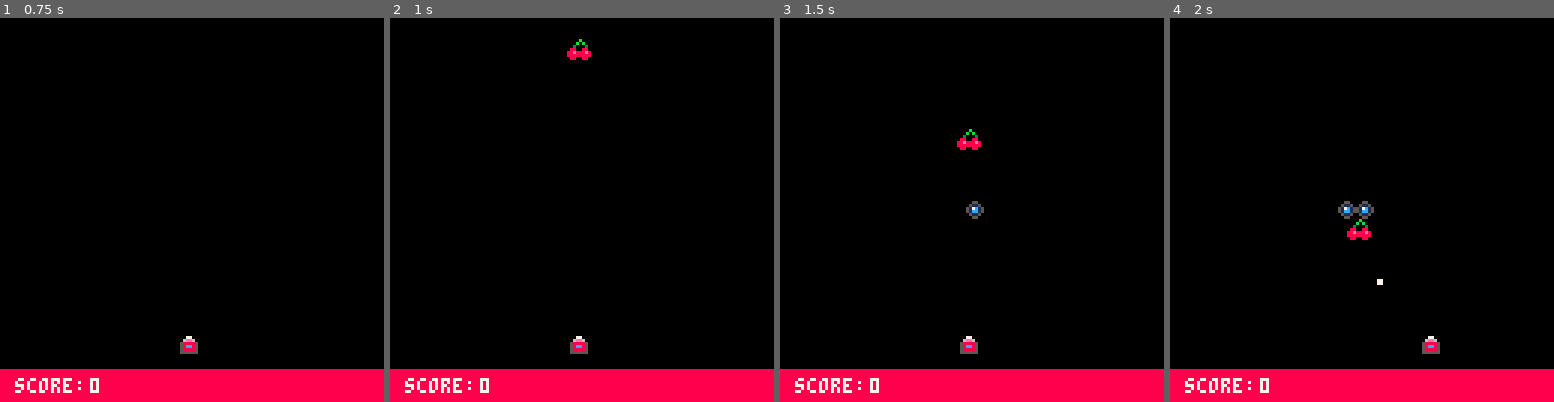
Above: before the commit, frames 1-4 (left to right).
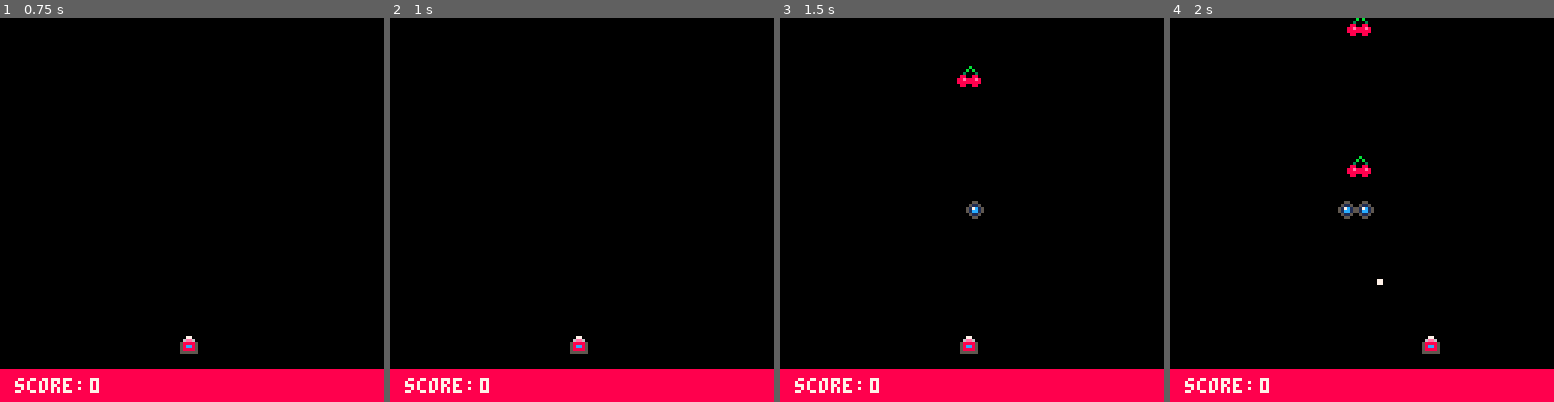
Above: after the commit, the same moments.

Repository: kris-pearman/Space-Fluff
Game: PICO-8 cartridge game.p8
Two runs of this game, one before a commit and one after it. Both use one fixed random seed, a clock stepped at 60 frames per second and the inputs below.
Inputs:
- Up to frame 1 (0.75 s): tap X (X key) at 0.33 s; tap O (Z key) at 0.7 s
- Up to frame 2 (1 s): no input
- Up to frame 3 (1.5 s): tap X (X key) at 1.07 s
- Up to frame 4 (2 s): hold Right from 1.6 s (still down); tap O (Z key) at 1.7 s; tap X (X key) at 1.85 s

Frame 1 is identical in both runs. In frame 2, 0.2% of the frame differs, in the area x 46-53%, y 5-11%; in frame 3, 0.4%; in frame 4, 0.5%, in the area x 46-53%, y 0-58%.

Commit message:
Implemented a powerup table and deletes powerup once collected.

Diff:
--- a/game.p8
+++ b/game.p8
@@ -6,10 +6,10 @@
 
 function _init()
     create_player_vars()
-    create_powerup_vars()
     enemies = {}
     bullets={}
     game_state = "start"
+    powerups={}
 end
 
 function _update60()
@@ -55,13 +55,14 @@
     player.score=0
 end
 
-function create_powerup_vars()
-    powerup={}
+function create_powerup()
+    local powerup={}
     powerup.x=59
     powerup.y=-10
     powerup.speed=1
     powerup.collected=false
     powerup.value=100
+    add(powerups,powerup)
 end
 
 function draw_player()
@@ -102,6 +103,7 @@
     end
     if btnp(fire2) then
         spawn_enemy()
+        create_powerup()
     end
 end
 
@@ -137,22 +139,28 @@
 --powerup functions here
 
 function draw_powerup()
-    spr(2,powerup.x,powerup.y)
+    for powerup in all(powerups) do
+        spr(2,powerup.x,powerup.y)
+    end
 end
 
 function move_powerup()
-    if powerup.collected == false then
-        powerup.y += powerup.speed
-    else
-        powerup.x = -10
+    for powerup in all(powerups) do
+        if powerup.collected == false then
+            powerup.y += powerup.speed
+        else
+            del(powerups,powerup)
+        end
     end
 end
 
 function hit_detect_powerup()
-    if (player.x > powerup.x-2 and player.x < powerup.x+2 and player.y == powerup.y) then
-        powerup.collected = true
-        player.score += powerup.value
-        sfx(1)
+    for powerup in all(powerups) do
+        if (player.x > powerup.x-2 and player.x < powerup.x+2 and player.y == powerup.y) then
+            powerup.collected = true
+            player.score += powerup.value
+            sfx(1)
+        end
     end
 end
 
